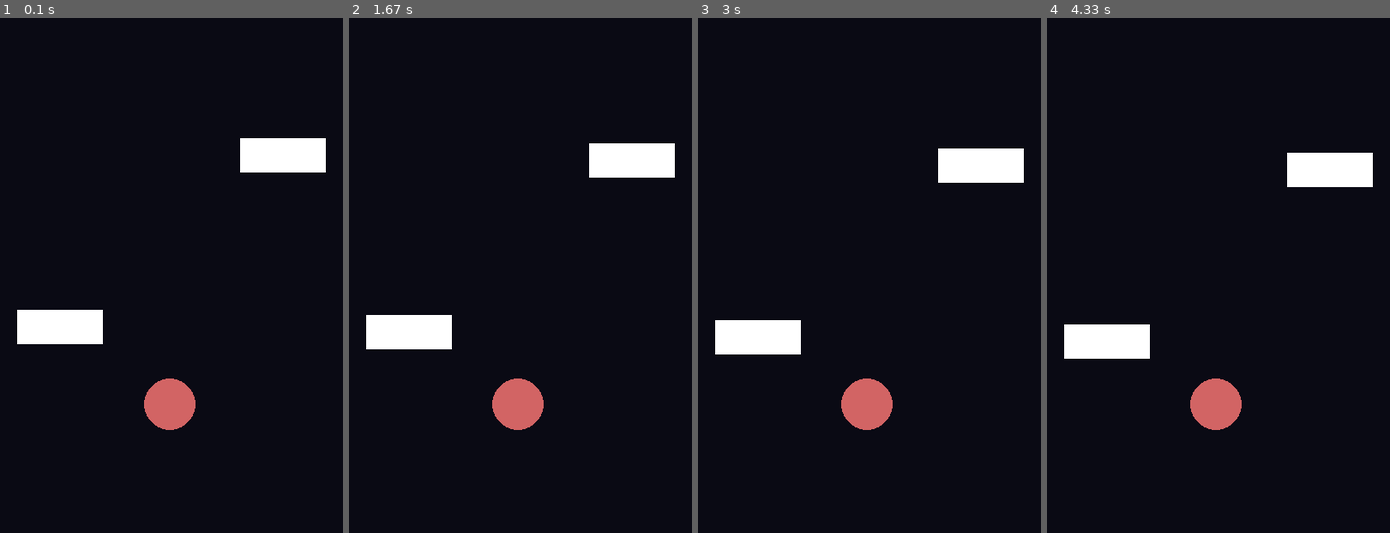
Above: before the commit, frames 1-4 (left to right).
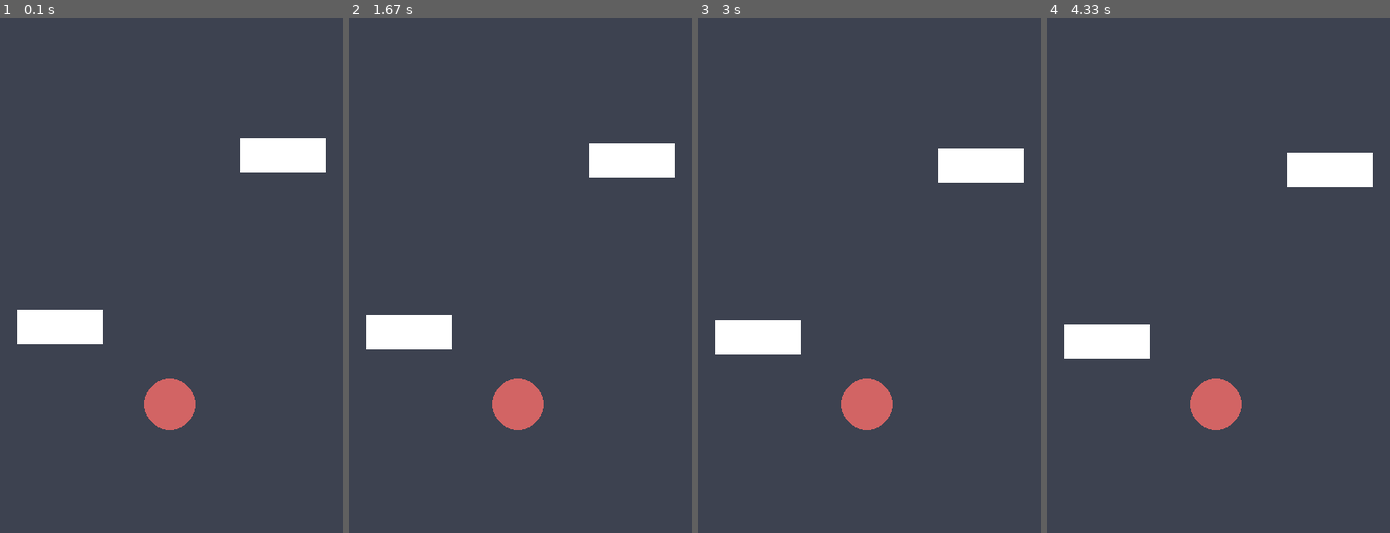
Above: after the commit, the same moments.

Repository: Cubical22/PyGameRepractice
Game: pygame game, started from index.py
Same seed, same stepped clock (60 frames per second), same inputs: the game is played once before the commit and once after it.
Inputs (mouse positions are in pixels of both pictures, inside the frame that each line leads up to):
- Up to frame 1 (0.1 s): no input
- Up to frame 2 (1.67 s): click (520, 275) at 0.38 s; click (520, 306) at 0.72 s; click (414, 198) at 1.05 s; click (643, 455) at 1.38 s
- Up to frame 3 (3 s): click (876, 100) at 1.72 s; click (852, 409) at 2.05 s; click (859, 187) at 2.38 s; click (821, 167) at 2.72 s
- Up to frame 4 (4.33 s): click (1307, 229) at 3.05 s; click (1324, 265) at 3.38 s; click (1290, 182) at 3.72 s; click (1119, 177) at 4.05 s

The runs differ from the first frame. In frame 1, 96% of the frame differs, in the area x 0-100%, y 0-100%; in frame 2, 96%; in frame 3, 96%; in frame 4, 96%.

Commit message:
just a simple envirement to mess with colors (not auto change lol)

Diff:
--- a/constants.py
+++ b/constants.py
@@ -8,7 +8,10 @@
 OBS = [] # this array is a constant, but can be changed in case required
 LAYER_DISTANCE = 200
 LAYER_OFFSET = 220 # the distance of the first layer from the bottom of the screens
-OB_COLOR = (255,255,255)
 OB_SIZE = (100,40)
 
 MAX_HEART_COUNT = 3
+
+# colors
+OB_COLOR = (255,255,255)
+BG_COLOR = (61, 66, 80)
--- a/index.py
+++ b/index.py
@@ -48,7 +48,7 @@
             rotation_multiplier *= -1
 
     # clearing the view with a color
-    pygame.draw.rect(window,(10,10,20), (0,0,SCREEN_SIZE[0],SCREEN_SIZE[1]))
+    pygame.draw.rect(window, BG_COLOR, (0,0,SCREEN_SIZE[0],SCREEN_SIZE[1]))
 
     # drawing the player balls (will be moved later)
     player_coordinates = Player.draw_player(window, animation_value)
Not shown, added: color-picker.css
